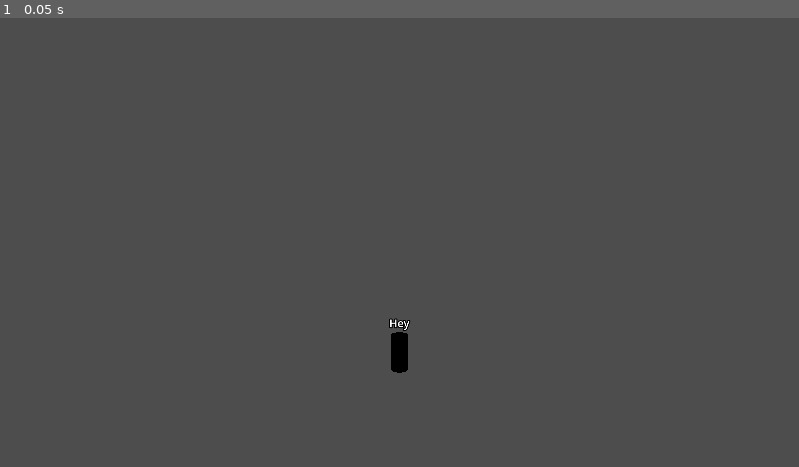
Above: before the commit, frame 1.
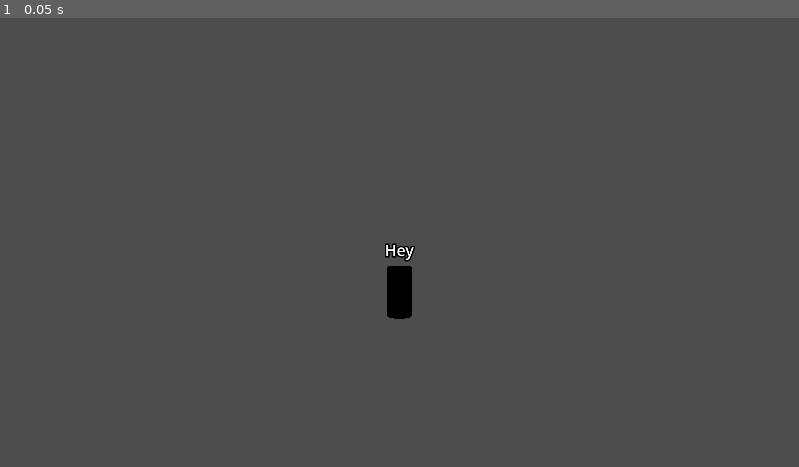
Above: after the commit, the same moment.

Repository: maryilewis/go-multi
Game: Godot game, scene res://Characters/Player/player.tscn
The game is run twice, just before and just after one commit, with the same random seed, the same clock (stepped at 60 frames per second) and the same inputs. This scene is started directly instead of the project's main scene.
Inputs:
- Up to frame 1 (0.05 s): no input

The runs differ from the first frame. In frame 1, 0.7% of the frame differs, in the area x 48-52%, y 50-80%.

Commit message:
begin dorn room and lighting

Diff:
--- a/Characters/Player/player.gd
+++ b/Characters/Player/player.gd
@@ -81,9 +81,11 @@
 
 	move_and_slide()
 
-func _input(event):
+func _input(_event):
 	if Input.is_action_just_pressed("ui_cancel"):
 		$"Character Settings".visible = !$"Character Settings".visible
+	# look at mouse position
+	# https://www.youtube.com/watch?v=v4IEPi1c0eE
 
 func _on_player_input_shirt_color_index_change(new_value):
 	shirt_material = new_value
--- a/Characters/Player/player.tscn
+++ b/Characters/Player/player.tscn
@@ -73,7 +73,7 @@
 replication_config = SubResource("SceneReplicationConfig_nm2p0")
 
 [node name="Camera3D" type="Camera3D" parent="."]
-transform = Transform3D(1, 0, 0, 0, 1, 0, 0, 0, 1, 0, 2.60723, 4.29942)
+transform = Transform3D(1, 0, 0, 0, 1, 0, 0, 0, 1, 0, 1.5, 3)
 
 [node name="Name" type="Label3D" parent="."]
 transform = Transform3D(1, 0, 0, 0, 1, 0, 0, 0, 1, 0, 1.4227, 0)
--- /dev/null
+++ b/Levels/Terrain/Things I Made/fire/fire.gd
@@ -0,0 +1,5 @@
+extends Node3D
+
+# Called every frame. 'delta' is the elapsed time since the previous frame.
+func _process(_delta):
+	$OmniLight3D.light_energy = randf_range(.95, 1.05)
--- a/Levels/Terrain/Things I Made/fire/fire.tscn
+++ b/Levels/Terrain/Things I Made/fire/fire.tscn
@@ -1,5 +1,6 @@
-[gd_scene load_steps=21 format=3 uid="uid://hbih6ltxe7l8"]
+[gd_scene load_steps=22 format=3 uid="uid://hbih6ltxe7l8"]
 
+[ext_resource type="Script" path="res://Levels/Terrain/Things I Made/fire/fire.gd" id="1_dw8fo"]
 [ext_resource type="Shader" uid="uid://cspdby1e0gech" path="res://Levels/Terrain/Things I Made/fire/fire_shader.tres" id="1_v6rdn"]
 [ext_resource type="Texture2D" uid="uid://l8n1nwohgdf3" path="res://Levels/Terrain/Things I Made/fire/images/Voronoi01.png" id="2_aund5"]
 [ext_resource type="Texture2D" uid="uid://cljofuw7uoswr" path="res://Levels/Terrain/Things I Made/fire/images/Flame01.png" id="2_x33jt"]
@@ -90,6 +91,7 @@
 [sub_resource type="QuadMesh" id="QuadMesh_vvyho"]
 
 [node name="Fire" type="Node3D"]
+script = ExtResource("1_dw8fo")
 
 [node name="StaticFlame" type="GPUParticles3D" parent="."]
 visible = false
@@ -123,4 +125,7 @@
 draw_pass_1 = SubResource("QuadMesh_vvyho")
 
 [node name="OmniLight3D" type="OmniLight3D" parent="."]
+light_color = Color(1, 0.776471, 0.364706, 1)
 shadow_enabled = true
+omni_range = 13.382
+omni_attenuation = 1.51572
--- a/Levels/Terrain/Things I Made/fire/fire_shader.tres
+++ b/Levels/Terrain/Things I Made/fire/fire_shader.tres
@@ -172,7 +172,6 @@
 
 }
 "
-graph_offset = Vector2(-180.048, 127.128)
 nodes/vertex/0/position = Vector2(620, 160)
 nodes/vertex/2/node = SubResource("VisualShaderNodeBillboard_tjwur")
 nodes/vertex/2/position = Vector2(240.147, 212.689)
--- a/Levels/Terrain/Things I Made/fire/fire_shader_particles.tres
+++ b/Levels/Terrain/Things I Made/fire/fire_shader_particles.tres
@@ -75,7 +75,6 @@
 
 }
 "
-graph_offset = Vector2(-469.803, -145.96)
 nodes/vertex/0/position = Vector2(620, 160)
 nodes/vertex/2/node = SubResource("VisualShaderNodeBillboard_tjwur")
 nodes/vertex/2/position = Vector2(240.147, 212.689)
--- /dev/null
+++ b/Levels/Terrain/Things I Made/window/blue glass.tres
@@ -0,0 +1,5 @@
+[gd_resource type="StandardMaterial3D" format=3 uid="uid://cqt2pmjf5gesu"]
+
+[resource]
+transparency = 1
+albedo_color = Color(0.0235294, 0.541176, 0.658824, 0.662745)
--- /dev/null
+++ b/Levels/Terrain/Things I Made/window/red glass.tres
@@ -0,0 +1,5 @@
+[gd_resource type="StandardMaterial3D" format=3 uid="uid://cfaihbnlwkrbj"]
+
+[resource]
+transparency = 1
+albedo_color = Color(1, 0.129412, 0.247059, 0.513726)
--- /dev/null
+++ b/Levels/Terrain/Things I Made/window/stained glass.tscn
@@ -0,0 +1,24 @@
+[gd_scene load_steps=5 format=3 uid="uid://dtt8yc07ihbs"]
+
+[ext_resource type="Material" uid="uid://cqt2pmjf5gesu" path="res://Levels/Terrain/Things I Made/window/blue glass.tres" id="1_grukx"]
+[ext_resource type="Material" uid="uid://cfaihbnlwkrbj" path="res://Levels/Terrain/Things I Made/window/red glass.tres" id="2_nbidn"]
+
+[sub_resource type="BoxMesh" id="BoxMesh_mkj4w"]
+lightmap_size_hint = Vector2i(14, 21)
+material = ExtResource("1_grukx")
+
+[sub_resource type="BoxMesh" id="BoxMesh_fhlre"]
+material = ExtResource("2_nbidn")
+
+[node name="StainedGlass" type="Node3D"]
+
+[node name="blue 1" type="MeshInstance3D" parent="."]
+transform = Transform3D(0.5, 0, 0, 0, 0.5, 0, 0, 0, 0.05, 0, 0, 0)
+gi_mode = 2
+mesh = SubResource("BoxMesh_mkj4w")
+skeleton = NodePath("")
+
+[node name="red 1" type="MeshInstance3D" parent="."]
+transform = Transform3D(0.5, 0, 0, 0, 0.5, 0, 0, 0, 0.05, 0.388977, 0, 0)
+gi_mode = 2
+mesh = SubResource("BoxMesh_fhlre")
--- /dev/null
+++ b/Levels/dorm/dorm.tscn
@@ -0,0 +1,154 @@
+[gd_scene load_steps=15 format=3 uid="uid://o3x8rmkw0j8s"]
+
+[ext_resource type="Script" path="res://Levels/Hello/place.gd" id="1_lwbq3"]
+[ext_resource type="Shader" path="res://Levels/Env/sky.gdshader" id="3_0nxsa"]
+[ext_resource type="PackedScene" uid="uid://hbih6ltxe7l8" path="res://Levels/Terrain/Things I Made/fire/fire.tscn" id="51_xmv2l"]
+
+[sub_resource type="StandardMaterial3D" id="StandardMaterial3D_huhql"]
+albedo_color = Color(0.654902, 0.498039, 0.34902, 1)
+
+[sub_resource type="BoxMesh" id="BoxMesh_q2knq"]
+material = SubResource("StandardMaterial3D_huhql")
+
+[sub_resource type="BoxShape3D" id="BoxShape3D_8e1co"]
+size = Vector3(100, 1, 100)
+
+[sub_resource type="ShaderMaterial" id="ShaderMaterial_852qj"]
+shader = ExtResource("3_0nxsa")
+shader_parameter/day_top_color = Color(0.1, 0.6, 1, 1)
+shader_parameter/day_bottom_color = Color(0.4, 0.8, 1, 1)
+shader_parameter/sunset_top_color = Color(0.7, 0.75, 1, 1)
+shader_parameter/sunset_bottom_color = Color(1, 0.5, 0.7, 1)
+shader_parameter/night_top_color = Color(0.02, 0, 0.04, 1)
+shader_parameter/night_bottom_color = Color(0.1, 0, 0.2, 1)
+shader_parameter/horizon_color = Color(0, 0.7, 0.8, 1)
+shader_parameter/horizon_blur = 0.05
+shader_parameter/sun_color = Color(10, 8, 1, 1)
+shader_parameter/sun_sunset_color = Color(10, 0, 0, 1)
+shader_parameter/sun_size = 0.2
+shader_parameter/sun_blur = 10.0
+shader_parameter/moon_color = Color(1, 0.95, 0.7, 1)
+shader_parameter/moon_size = 0.06
+shader_parameter/moon_blur = 0.1
+shader_parameter/clouds_edge_color = Color(0.8, 0.8, 0.98, 1)
+shader_parameter/clouds_top_color = Color(1, 1, 1, 1)
+shader_parameter/clouds_middle_color = Color(0.92, 0.92, 0.98, 1)
+shader_parameter/clouds_bottom_color = Color(0.83, 0.83, 0.94, 1)
+shader_parameter/clouds_speed = 2.0
+shader_parameter/clouds_direction = 0.2
+shader_parameter/clouds_scale = 1.0
+shader_parameter/clouds_cutoff = 0.3
+shader_parameter/clouds_fuzziness = 0.5
+shader_parameter/clouds_weight = 0.0
+shader_parameter/clouds_blur = 0.25
+shader_parameter/stars_speed = 1.0
+shader_parameter/overwritten_time = 0.0
+
+[sub_resource type="Sky" id="Sky_54ymv"]
+sky_material = SubResource("ShaderMaterial_852qj")
+
+[sub_resource type="Environment" id="Environment_cfsnj"]
+background_mode = 2
+background_color = Color(1, 1, 1, 1)
+sky = SubResource("Sky_54ymv")
+ambient_light_source = 1
+glow_enabled = true
+glow_bloom = 0.5
+fog_light_color = Color(0.815686, 0.741176, 0.560784, 1)
+fog_sky_affect = 0.409
+adjustment_enabled = true
+adjustment_contrast = 1.65
+
+[sub_resource type="CameraAttributesPractical" id="CameraAttributesPractical_kkrqf"]
+auto_exposure_enabled = true
+dof_blur_far_enabled = true
+dof_blur_far_distance = 20.0
+dof_blur_far_transition = 20.0
+dof_blur_near_enabled = true
+dof_blur_amount = 0.05
+
+[sub_resource type="StandardMaterial3D" id="StandardMaterial3D_7ngtq"]
+albedo_color = Color(0.396078, 0.333333, 0.258824, 1)
+
+[sub_resource type="BoxMesh" id="BoxMesh_7ky87"]
+material = SubResource("StandardMaterial3D_7ngtq")
+
+[sub_resource type="StandardMaterial3D" id="StandardMaterial3D_t314t"]
+albedo_color = Color(0.172549, 0.0980392, 0.0117647, 1)
+
+[sub_resource type="BoxMesh" id="BoxMesh_5b35i"]
+material = SubResource("StandardMaterial3D_t314t")
+
+[node name="Place" type="Node3D"]
+script = ExtResource("1_lwbq3")
+
+[node name="Players" type="Node3D" parent="."]
+transform = Transform3D(1, 0, 0, 0, 1, 0, 0, 0, 1, 0, 4.11335, 0)
+
+[node name="Floor" type="StaticBody3D" parent="."]
+transform = Transform3D(1, 0, 0, 0, 1, 0, 0, 0, 1, 0, -1, 0)
+
+[node name="MeshInstance3D" type="MeshInstance3D" parent="Floor"]
+transform = Transform3D(100, 0, 0, 0, 1, 0, 0, 0, 100, 0, 0.5, 0)
+mesh = SubResource("BoxMesh_q2knq")
+skeleton = NodePath("../CollisionShape3D")
+
+[node name="CollisionShape3D" type="CollisionShape3D" parent="Floor"]
+transform = Transform3D(1, 0, 0, 0, 1, 0, 0, 0, 1, 0, 0.5, 0)
+shape = SubResource("BoxShape3D_8e1co")
+
+[node name="OmniLight3D" type="OmniLight3D" parent="."]
+transform = Transform3D(0.439391, -0.898296, 0, 0.898296, 0.439391, 0, 0, 0, 1, 80.1541, 3.73585, 0)
+light_color = Color(1, 0.886275, 0.752941, 1)
+light_energy = 5.297
+light_size = 1.0
+light_specular = 0.718
+omni_range = 726.894
+
+[node name="MultiplayerSpawner" type="MultiplayerSpawner" parent="."]
+_spawnable_scenes = PackedStringArray("res://Characters/Player/player.tscn")
+spawn_path = NodePath("../Players")
+spawn_limit = 4
+
+[node name="WorldEnvironment" type="WorldEnvironment" parent="."]
+environment = SubResource("Environment_cfsnj")
+camera_attributes = SubResource("CameraAttributesPractical_kkrqf")
+
+[node name="Fire" parent="." instance=ExtResource("51_xmv2l")]
+transform = Transform3D(1, 0, 0, 0, 1, 0, 0, 0, 1, -1.72367, 0.165805, 0.891959)
+
+[node name="Walls" type="Node3D" parent="."]
+transform = Transform3D(10, 0, 0, 0, 3, 0, 0, 0, 0.1, 0, 0, -5.32524)
+
+[node name="MeshInstance3D" type="MeshInstance3D" parent="Walls"]
+transform = Transform3D(1, 0, 0, 0, 1, 0, 0, 0, 1, 0, 0, 0)
+mesh = SubResource("BoxMesh_7ky87")
+skeleton = NodePath("../..")
+
+[node name="MeshInstance3D2" type="MeshInstance3D" parent="Walls"]
+transform = Transform3D(1, 0, 0, 0, 1, 0, 0, 0, 1, 0, 0, 90.8558)
+mesh = SubResource("BoxMesh_7ky87")
+skeleton = NodePath("../..")
+
+[node name="MeshInstance3D3" type="MeshInstance3D" parent="Walls"]
+transform = Transform3D(-4.37114e-08, 0, 0.01, 0, 1, 0, -100, 0, -4.37114e-08, -0.507065, 0, 47.6897)
+mesh = SubResource("BoxMesh_7ky87")
+skeleton = NodePath("../..")
+
+[node name="MeshInstance3D4" type="MeshInstance3D" parent="Walls"]
+transform = Transform3D(-4.37114e-08, 0, 0.01, 0, 1, 0, -100, 0, -4.37114e-08, 0.505978, 0, -7.75919)
+mesh = SubResource("BoxMesh_7ky87")
+skeleton = NodePath("../..")
+
+[node name="MeshInstance3D5" type="MeshInstance3D" parent="Walls"]
+transform = Transform3D(-4.37114e-08, 0, 0.01, 0, 1, 0, -100, 0, -4.37114e-08, 0.505978, 0, 109.375)
+mesh = SubResource("BoxMesh_7ky87")
+skeleton = NodePath("../..")
+
+[node name="ceiling" type="MeshInstance3D" parent="."]
+transform = Transform3D(10, 0, 0, 0, 0.1, 0, 0, 0, 10, 0, 1.55069, -0.524594)
+mesh = SubResource("BoxMesh_5b35i")
+
+[node name="OmniLight3D" type="OmniLight3D" parent="ceiling"]
+transform = Transform3D(0.1, 0, 0, 0, 10, 0, 0, 0, 0.1, 1.062, 20.3933, 0.0596722)
+omni_range = 20.788
--- a/multiplayer.gd
+++ b/multiplayer.gd
@@ -50,7 +50,7 @@
 	# Only change level on the server.
 	# Clients will instantiate the level via the spawner.
 	if multiplayer.is_server():
-		change_level.call_deferred(load("res://Levels/Hello/place.tscn"))
+		change_level.call_deferred(load("res://Levels/dorm/dorm.tscn"))
 
 # Call this function deferred and only on the main authority (server).
 func change_level(scene: PackedScene):
